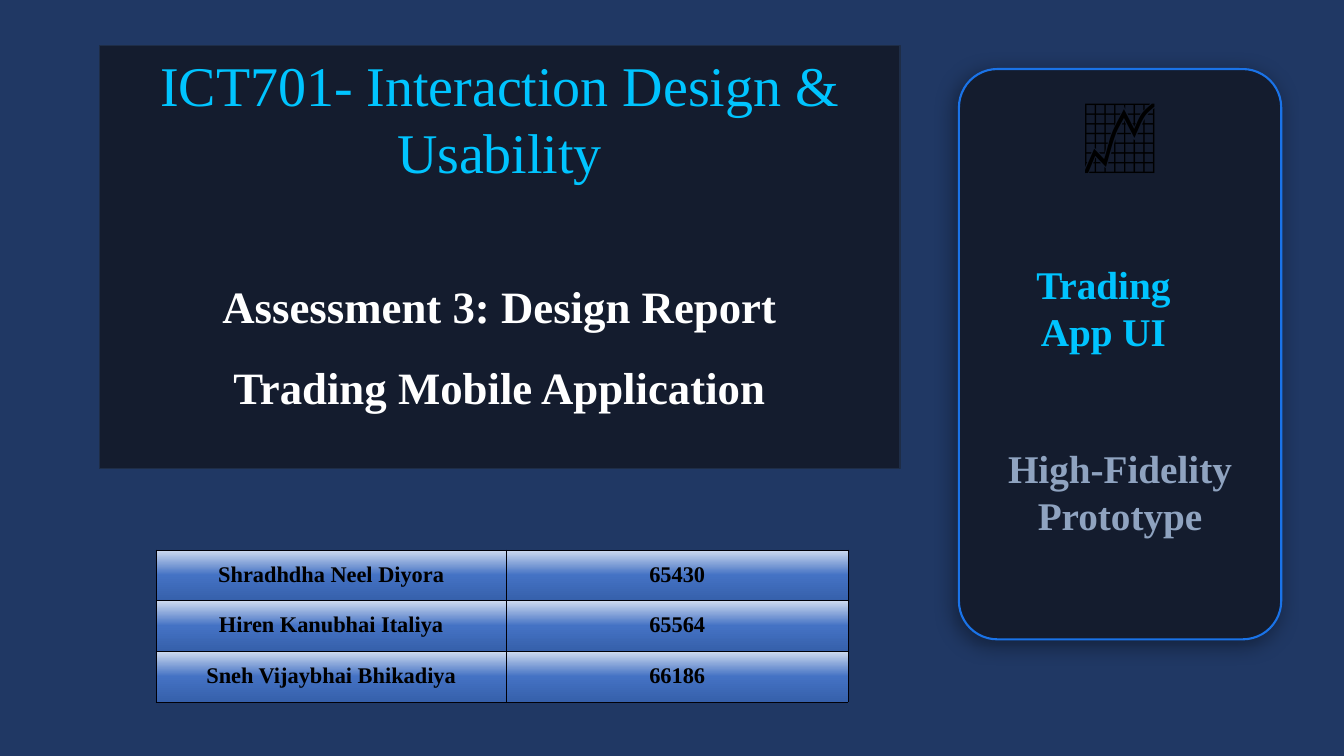
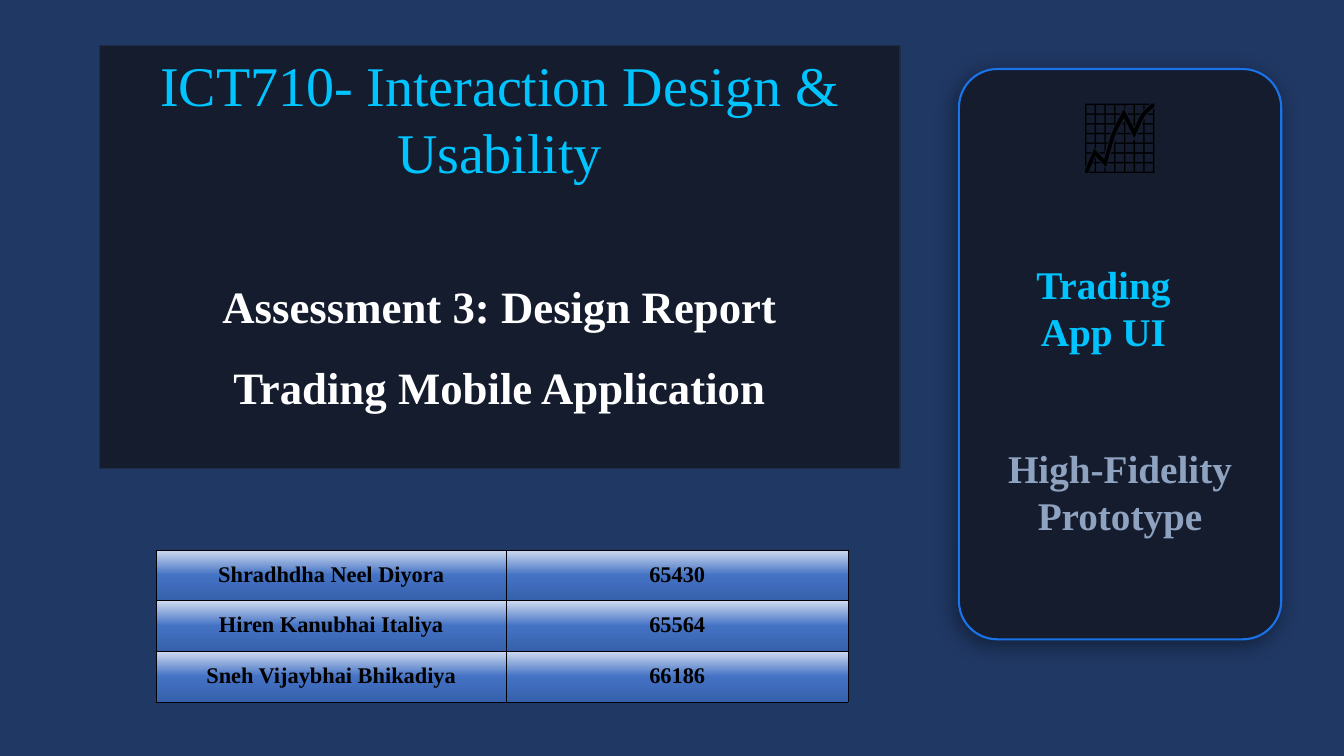
Before and after one commit to shradhdha4898/vit_710_ass3, a slide deck: slide 1 of ICT710_AT3_GroupPPT (1).pptx. Drawn at 1344x756 pixels with LibreOffice and Linux fonts; fonts in the diff are those of the drawing. Boxes give left, top, right and bottom in pixels: in the first picture for what was removed or moved away, otherwise in the second. Text is boxed around its words. In the diff, an @@ line names an element or a change of style, - is before the commit and + after.

```diff
--- a/ICT710_AT3_GroupPPT (1).pptx
+++ b/ICT710_AT3_GroupPPT (1).pptx
@@ text in rectangle at bbox=[160, 68, 781, 184]: text changed @@
-ICT701- Interaction Design & Usability
+ICT710- Interaction Design & Usability
```
Also in this commit, not shown: 1 other file.
